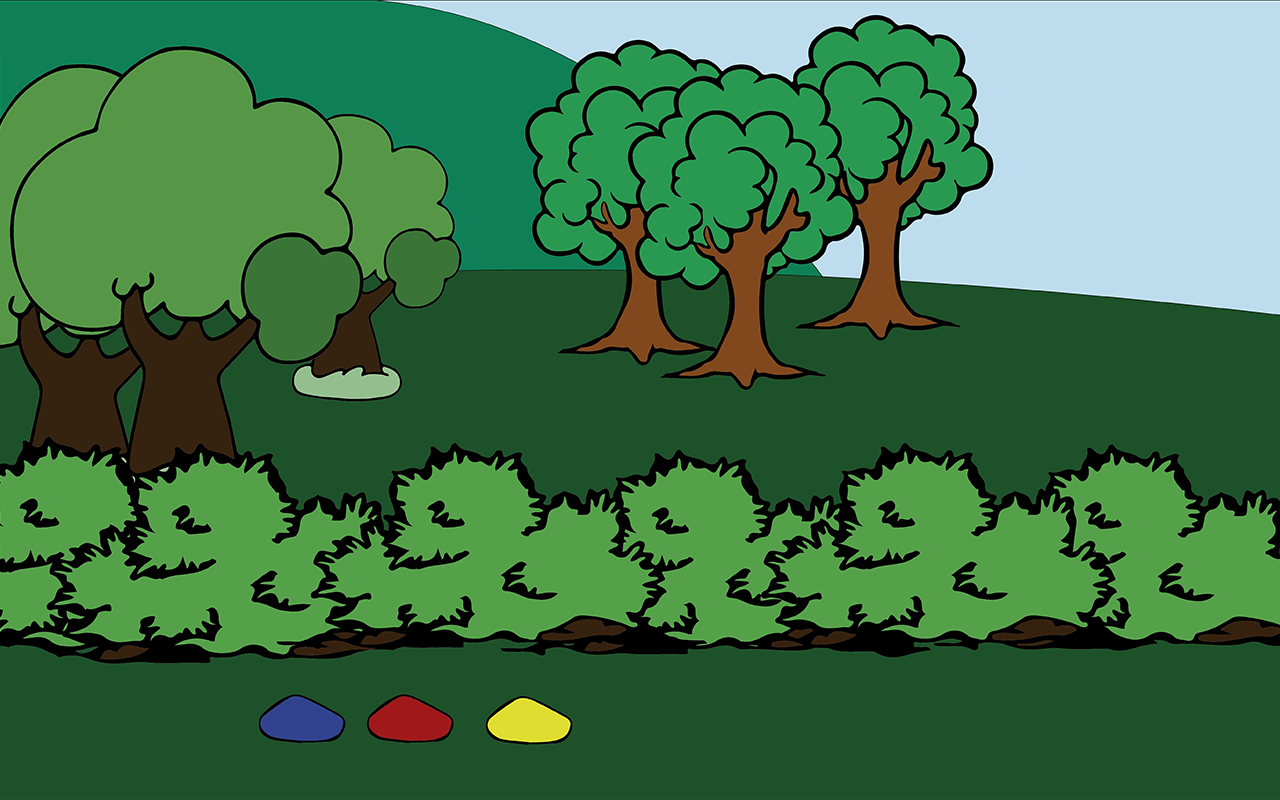
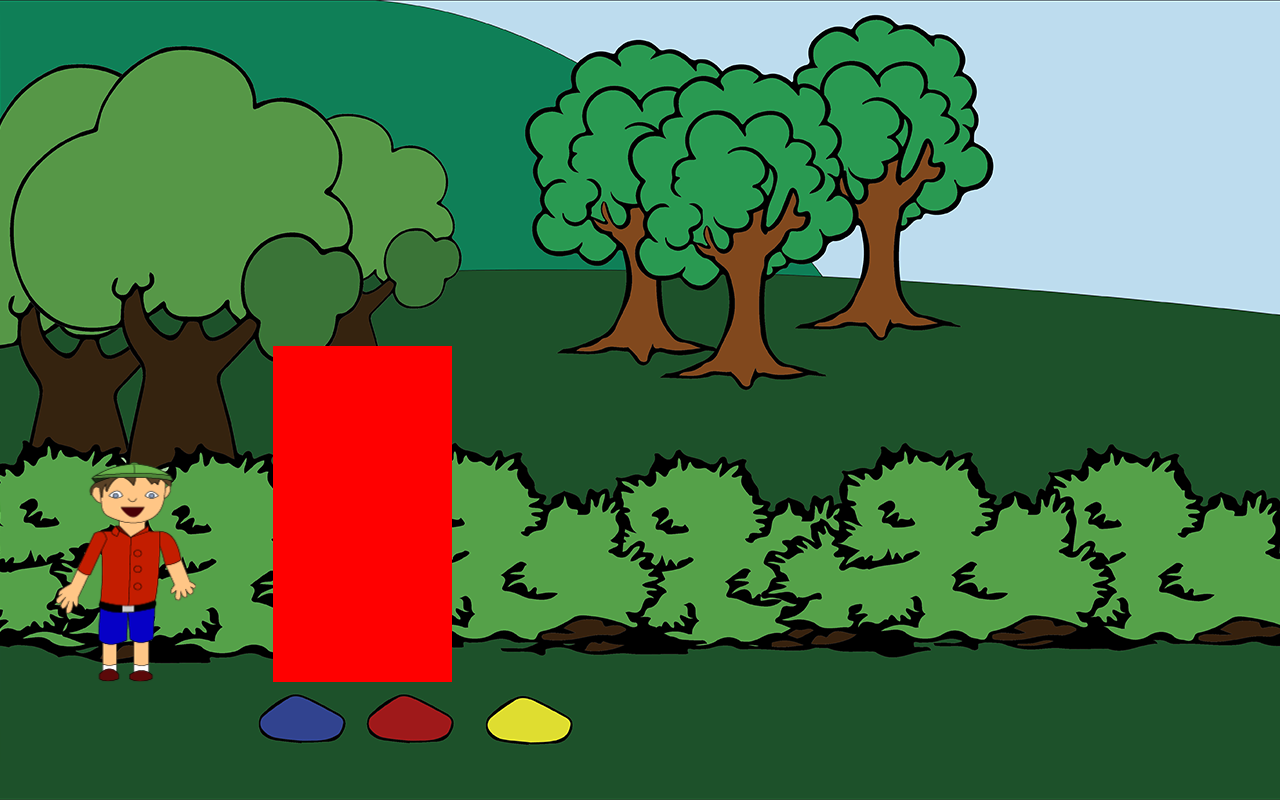
Layered file, before and after one edit (1280 x 800). Changes by layer:
added layer "kwksamin" above "kwkexplora" over [273, 346, 452, 682]
added layer "kwkexplora" above "fondoBrasilBosq" over [56, 462, 196, 682]
